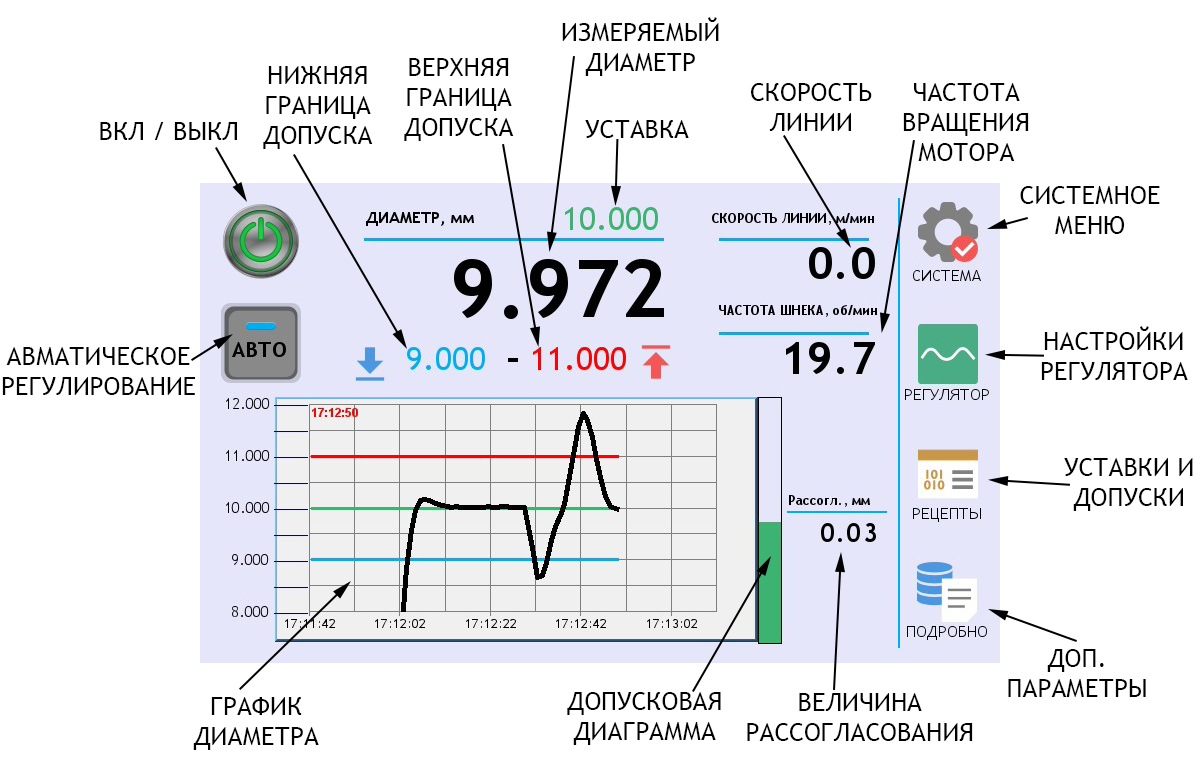
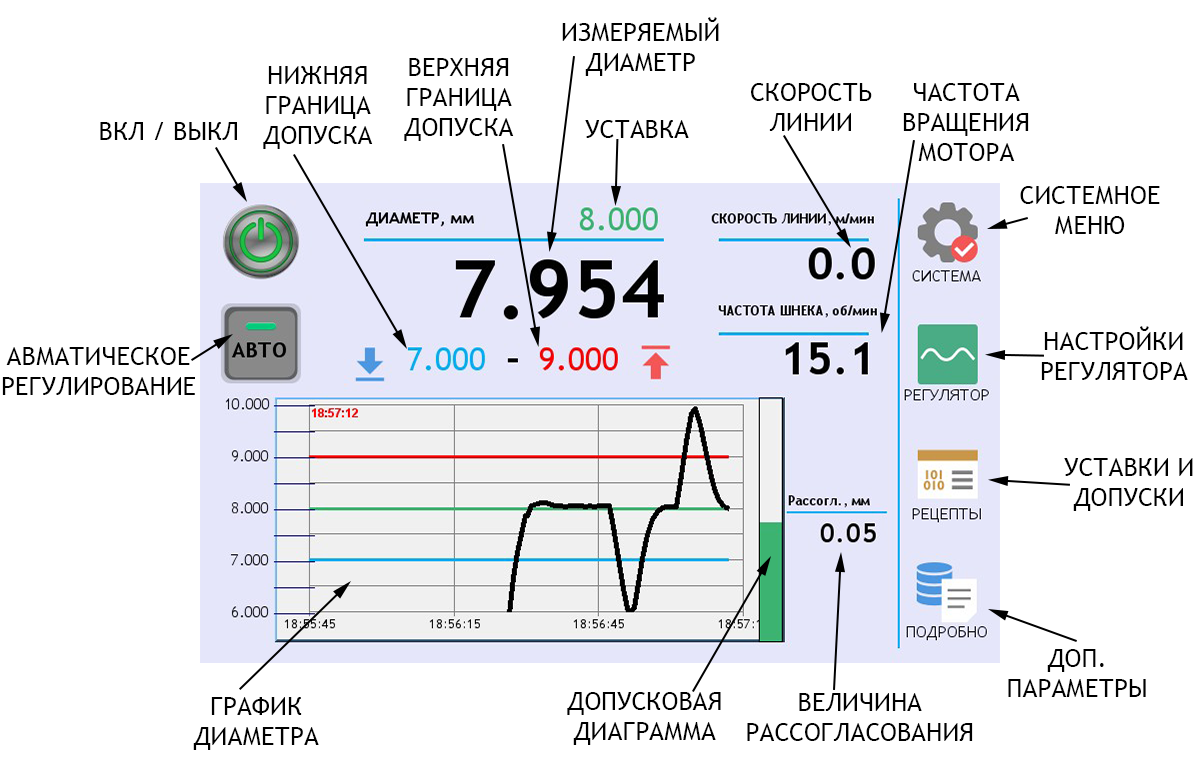
Layers edited between the first and the second 1200px x 778px image:
added layer "240701_0039" above "240629_0008" over bbox(216, 183, 992, 663)
hid "240629_0008" over bbox(216, 183, 992, 663)
